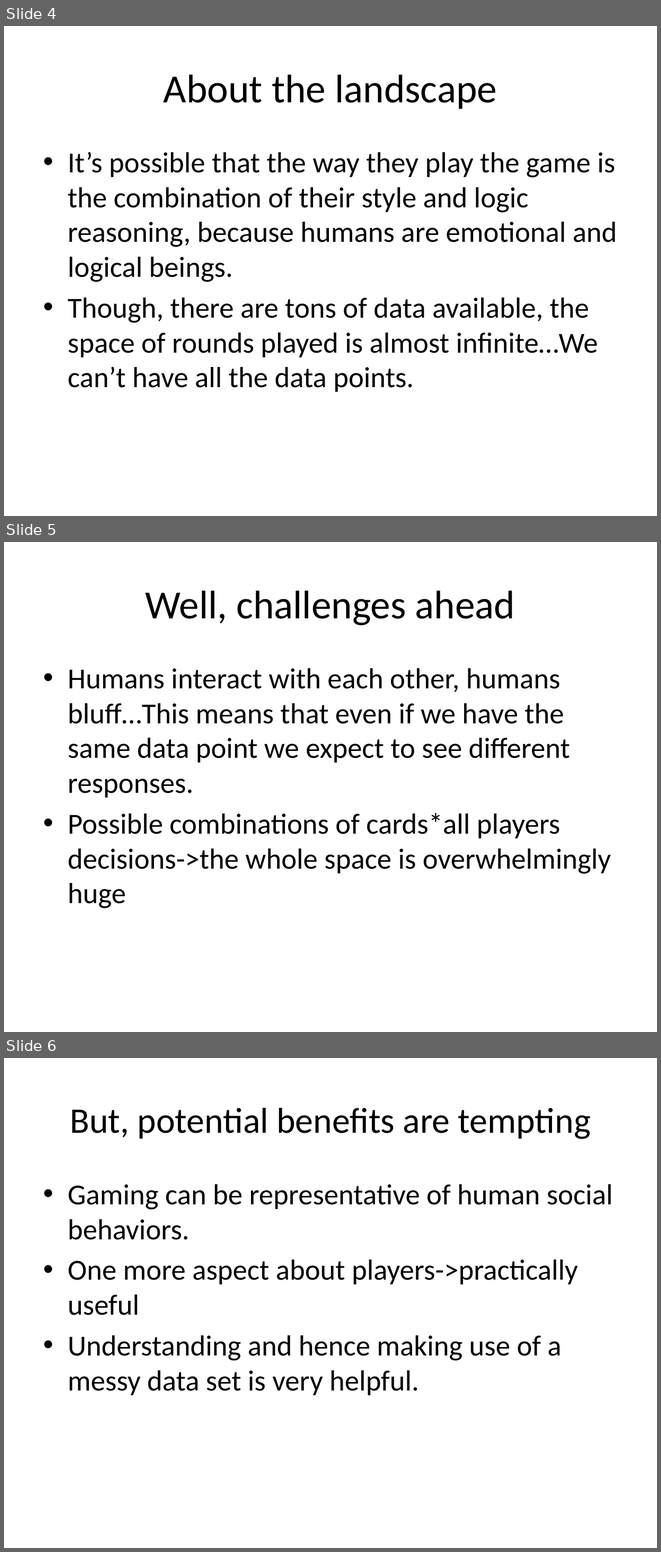
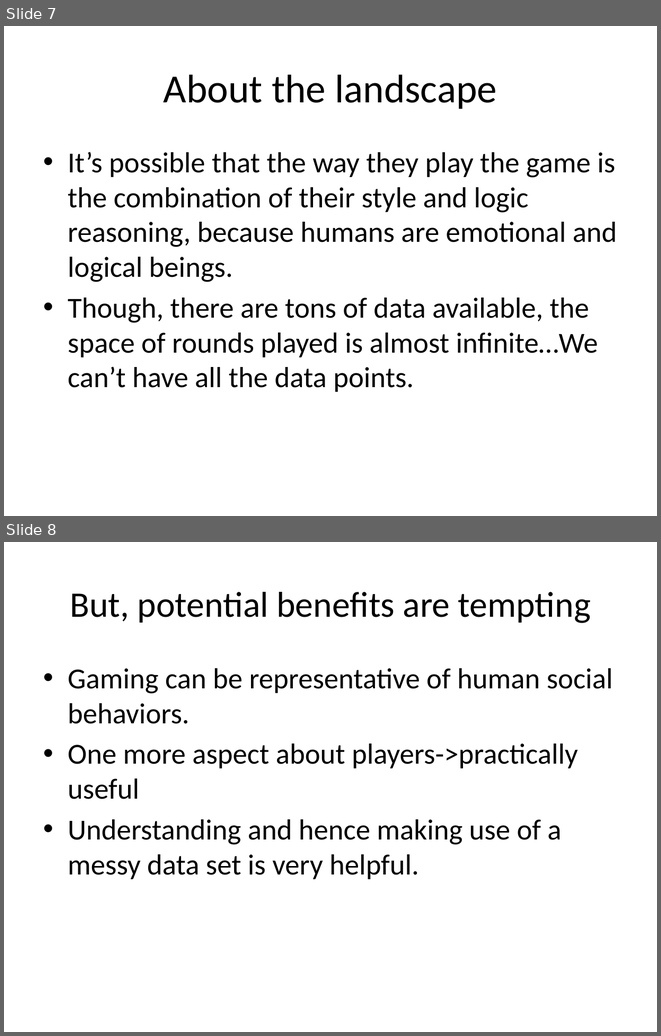
Before and after one commit to JSoddy/CSCI-491-Project, a slide deck: PokerHandsInvestigations.pptx. Shown one above the other, each under a label of ours: slides 4, 5 and 6 before the commit, slides 7 and 8 after it. The pictures are 661x1552 and 661x1036 pixels, drawn with LibreOffice and Linux fonts; fonts in the diff are those of the drawing. Boxes give left, top, right and bottom in pixels: in the first picture for what was removed or moved away, otherwise in the second. Text is boxed around its words. In the diff, an @@ line names an element or a change of style, - is before the commit and + after.

```diff
--- a/PokerHandsInvestigations.pptx
+++ b/PokerHandsInvestigations.pptx
@@ slide 5 removed at bbox=[4, 542, 657, 1032], background #FFFFFF @@
@@ title removed at bbox=[145, 590, 515, 625] @@
-Well, challenges ahead
@@ text removed at bbox=[68, 668, 611, 908] @@
-• Humans interact with each other, humans bluff…This means that even if we have the same data point we expect to see different responses.
-• Possible combinations of cards*all players decisions->the whole space is overwhelmingly huge
@@ what was slide 4 is now slide 7 @@
@@ what was slide 6 is now slide 8 @@
```
Also in this commit, not shown: 1 slide changed, 3 slides added, 1 other file.
